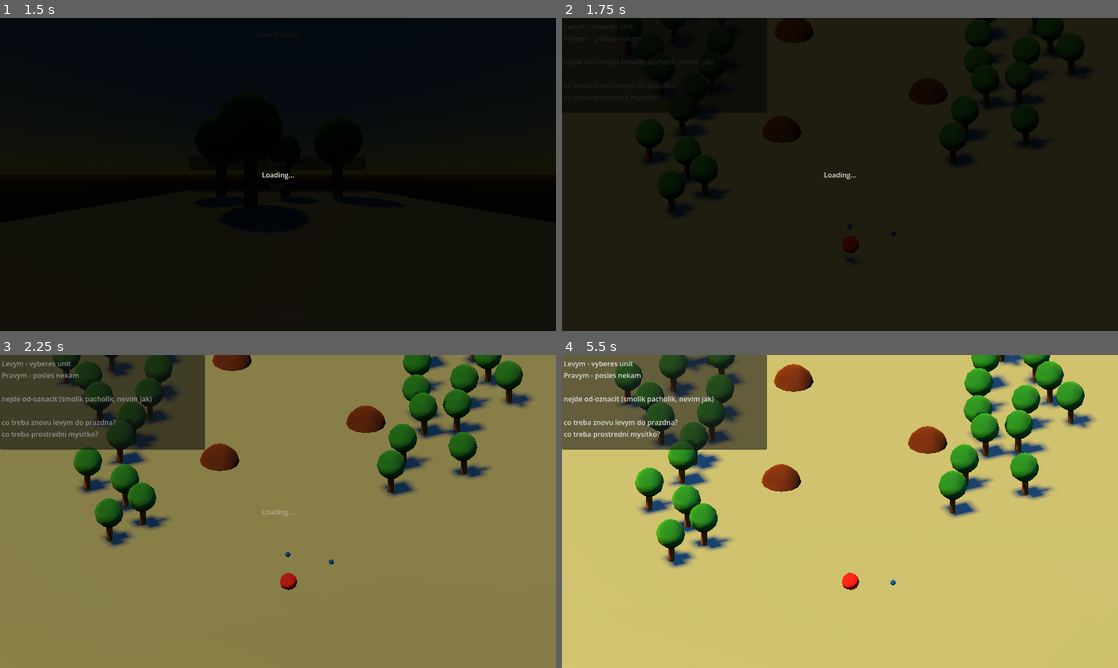
Above: before the commit, frames 1-4 (two rows, left to right).
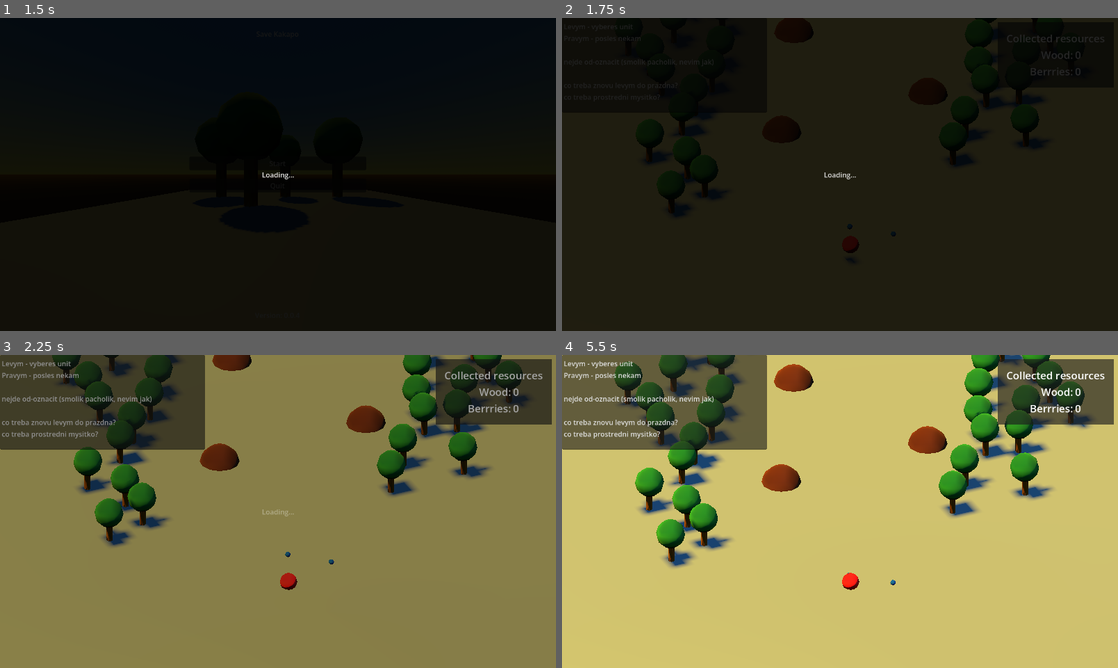
Above: after the commit, the same moments.

Repository: hubacekjakub/Godot-TreeLoverJourney
Game: Godot game, scene res://levels/main_menu.tscn
Same seed, same stepped clock (60 frames per second), same inputs: the game is played once before the commit and once after it.
Inputs (mouse positions are in pixels of both pictures, inside the frame that each line leads up to):
- Up to frame 1 (1.5 s): click "Start" at 0.5 s; click "Start" at 1.25 s
- Up to frame 2 (1.75 s): no input
- Up to frame 3 (2.25 s): move the mouse to (400, 495) at 2.02 s; hold D (move_right) from 2.03 s (still down); click (400, 495) at 2.17 s
- Up to frame 4 (5.5 s): move the mouse to (728, 527) at 2.77 s; release D (move_right) at 2.78 s; hold S (move_back) 2.78-3.53 s; tap Enter at 3.5 s; move the mouse to (895, 442) at 3.52 s; hold D (move_right) 3.53-4.28 s; move the mouse to (812, 574) at 4.27 s; hold W (move_forward) 4.28-5.03 s; click (812, 574) at 4.42 s; move the mouse to (1006, 558) at 5.02 s; hold A (move_left) from 5.03 s (still down)

Frame 1 is identical in both runs. In frame 2, 0.1% of the frame differs, in the area x 81-94%, y 5-19%; in frame 3, 3.9%; in frame 4, 4.1%, in the area x 78-100%, y 1-23%.

Commit message:
Resource collecting wip

Diff:
--- a/levels/main_level.tscn
+++ b/levels/main_level.tscn
@@ -5,6 +5,7 @@
 [ext_resource type="Script" uid="uid://bi6voduouexrj" path="res://scripts/resting_place.gd" id="2_mt7cn"]
 [ext_resource type="PackedScene" uid="uid://djfty110prxa" path="res://scenes/supply.tscn" id="4_yb8kn"]
 [ext_resource type="PackedScene" uid="uid://dsgcxuj5qqn73" path="res://scenes/units/collector_unit.tscn" id="5_wg11f"]
+[ext_resource type="PackedScene" uid="uid://dra85yrala56h" path="res://scenes/ui/hud_prototype.tscn" id="6_yb8kn"]
 
 [sub_resource type="ProceduralSkyMaterial" id="ProceduralSkyMaterial_nx02y"]
 sky_top_color = Color(0.09900001, 0.28691673, 0.55, 1)
@@ -2564,63 +2565,48 @@
 
 [node name="Supply2" parent="Resources" unique_id=488223327 instance=ExtResource("4_yb8kn")]
 transform = Transform3D(1, 0, 0, 0, 1, 0, 0, 0, 1, -7.2851143, -4.8072815, -11.135735)
-value = 50
 
 [node name="Supply3" parent="Resources" unique_id=2069596425 instance=ExtResource("4_yb8kn")]
 transform = Transform3D(1, 0, 0, 0, 1, 0, 0, 0, 1, 11.879295, -4.8072815, -9.949318)
-value = 22
 
 [node name="Supply4" parent="Resources" unique_id=756879321 instance=ExtResource("4_yb8kn")]
 transform = Transform3D(1, 0, 0, 0, 1, 0, 0, 0, 1, 19.802917, -4.8072815, 3.3060913)
-value = 27
 
 [node name="Supply5" parent="Resources" unique_id=2013058351 instance=ExtResource("4_yb8kn")]
 transform = Transform3D(1, 0, 0, 0, 1, 0, 0, 0, 1, 41.248203, -4.9218903, 3.1865306)
-value = 29
 
 [node name="Supply6" parent="Resources" unique_id=966690417 instance=ExtResource("4_yb8kn")]
 transform = Transform3D(1, 0, 0, 0, 1, 0, 0, 0, 1, 33.96309, -4.9218903, -10.853179)
-value = 30
 
 [node name="Supply7" parent="Resources" unique_id=104472858 instance=ExtResource("4_yb8kn")]
 transform = Transform3D(1, 0, 0, 0, 1, 0, 0, 0, 1, 53.1275, -4.9218903, -9.666762)
-value = 26
 
 [node name="Supply8" parent="Resources" unique_id=915306249 instance=ExtResource("4_yb8kn")]
 transform = Transform3D(1, 0, 0, 0, 1, 0, 0, 0, 1, 61.05112, -4.9218903, 3.5886474)
-value = 44
 
 [node name="Supply9" parent="Resources" unique_id=1264226217 instance=ExtResource("4_yb8kn")]
 transform = Transform3D(-0.99999964, 0, -0.00082031084, 0, 1, 0, 0.00082031084, 0, -0.99999964, 106.074905, -4.8072815, -0.39434683)
-value = 28
 
 [node name="Supply10" parent="Resources" unique_id=844078640 instance=ExtResource("4_yb8kn")]
 transform = Transform3D(-0.99999964, 0, -0.00082031084, 0, 1, 0, 0.00082031084, 0, -0.99999964, 90.28859, -4.8072815, -8.593525)
-value = 41
 
 [node name="Supply11" parent="Resources" unique_id=1734583713 instance=ExtResource("4_yb8kn")]
 transform = Transform3D(-0.99999964, 0, -0.00082031084, 0, 1, 0, 0.00082031084, 0, -0.99999964, 117.9569, -4.8072815, -9.947122)
-value = 45
 
 [node name="Supply12" parent="Resources" unique_id=574526656 instance=ExtResource("4_yb8kn")]
 transform = Transform3D(-0.99999964, 0, -0.00082031084, 0, 1, 0, 0.00082031084, 0, -0.99999964, 125.877144, -4.8072815, -0.8186004)
-value = 22
 
 [node name="Supply13" parent="Resources" unique_id=286358377 instance=ExtResource("4_yb8kn")]
 transform = Transform3D(-0.99999964, 0, -0.00082031084, 0, 1, 0, 0.00082031084, 0, -0.99999964, 147.32243, -4.9218903, -0.9184767)
-value = 28
 
 [node name="Supply14" parent="Resources" unique_id=677027845 instance=ExtResource("4_yb8kn")]
 transform = Transform3D(-0.99999964, 0, -0.00082031084, 0, 1, 0, 0.00082031084, 0, -0.99999964, 140.0412, -4.9218903, -10.223606)
-value = 44
 
 [node name="Supply15" parent="Resources" unique_id=859952122 instance=ExtResource("4_yb8kn")]
 transform = Transform3D(-0.99999964, 0, -0.00082031084, 0, 1, 0, 0.00082031084, 0, -0.99999964, 159.20587, -4.9218903, -8.730141)
-value = 34
 
 [node name="Supply16" parent="Resources" unique_id=388255538 instance=ExtResource("4_yb8kn")]
 transform = Transform3D(-0.99999964, 0, -0.00082031084, 0, 1, 0, 0.00082031084, 0, -0.99999964, 167.1274, -4.9218903, 1.9764682)
-value = 30
 
 [node name="NavigationRegion3D" type="NavigationRegion3D" parent="." unique_id=1789401614]
 transform = Transform3D(1, 0, 0, 0, 1, 0, 0, 0, 1, 0.07027054, -0.06322098, -0.0066375732)
@@ -2652,15 +2638,4 @@
 transform = Transform3D(1, 0, 0, 0, 1, 0, 0, 0, 1, -26.022526, -3.2918959, -4.6036377)
 movement_speed = 50.0
 
-[node name="CanvasLayer" type="CanvasLayer" parent="." unique_id=116953967]
-
-[node name="TextEdit" type="TextEdit" parent="CanvasLayer" unique_id=204588210]
-offset_right = 472.0
-offset_bottom = 218.0
-text = "Levym - vyberes unit
-Pravym - posles nekam
-
-nejde od-oznacit (smolik pacholik, nevim jak)
-
-co treba znovu levym do prazdna?
-co treba prostredni mysitko?"
+[node name="HUD" parent="." unique_id=1086987246 instance=ExtResource("6_yb8kn")]
--- a/project.godot
+++ b/project.godot
@@ -23,6 +23,7 @@
 SoundManager="*uid://dtmt1bfgjvr2l"
 Global="*uid://df8uf0gxajuvf"
 UnitDirector="*uid://dw88b2j1it1lx"
+Resources="*uid://cvb5lkv8m0ffi"
 
 [display]
 
--- /dev/null
+++ b/scenes/ui/hud_prototype.tscn
@@ -0,0 +1,85 @@
+[gd_scene format=3 uid="uid://dra85yrala56h"]
+
+[ext_resource type="Script" uid="uid://b2tgekh5vlcqg" path="res://scripts/ui/resources.gd" id="1_mcq1b"]
+
+[node name="HUD" type="CanvasLayer" unique_id=1086987246]
+
+[node name="DebugNotes" type="TextEdit" parent="." unique_id=1975662159]
+offset_right = 472.0
+offset_bottom = 218.0
+text = "Levym - vyberes unit
+Pravym - posles nekam
+
+nejde od-oznacit (smolik pacholik, nevim jak)
+
+co treba znovu levym do prazdna?
+co treba prostredni mysitko?"
+
+[node name="Resources" type="MarginContainer" parent="." unique_id=1585327082]
+anchors_preset = 1
+anchor_left = 1.0
+anchor_right = 1.0
+offset_left = -267.0
+offset_bottom = 150.0
+grow_horizontal = 0
+theme_override_constants/margin_left = 10
+theme_override_constants/margin_top = 10
+theme_override_constants/margin_right = 10
+theme_override_constants/margin_bottom = 10
+script = ExtResource("1_mcq1b")
+
+[node name="ColorRect" type="ColorRect" parent="Resources" unique_id=1130502398]
+layout_mode = 2
+color = Color(0.11, 0.11, 0.11, 0.6509804)
+
+[node name="MarginContainer" type="MarginContainer" parent="Resources" unique_id=953289195]
+layout_mode = 2
+theme_override_constants/margin_left = 20
+theme_override_constants/margin_top = 20
+theme_override_constants/margin_right = 20
+theme_override_constants/margin_bottom = 20
+
+[node name="HFlowContainer" type="HFlowContainer" parent="Resources/MarginContainer" unique_id=1294708245]
+layout_mode = 2
+alignment = 1
+
+[node name="Label" type="Label" parent="Resources/MarginContainer/HFlowContainer" unique_id=248542349]
+layout_mode = 2
+theme_override_font_sizes/font_size = 24
+text = "Collected resources"
+
+[node name="VFlowContainer" type="VFlowContainer" parent="Resources/MarginContainer/HFlowContainer" unique_id=75710960]
+layout_mode = 2
+
+[node name="HFlowContainer" type="HFlowContainer" parent="Resources/MarginContainer/HFlowContainer/VFlowContainer" unique_id=451522407]
+layout_mode = 2
+size_flags_horizontal = 0
+alignment = 1
+
+[node name="WoodLabel" type="Label" parent="Resources/MarginContainer/HFlowContainer/VFlowContainer/HFlowContainer" unique_id=638229822]
+layout_mode = 2
+size_flags_horizontal = 10
+theme_override_font_sizes/font_size = 24
+text = "Wood:"
+
+[node name="BerriesLabel" type="Label" parent="Resources/MarginContainer/HFlowContainer/VFlowContainer/HFlowContainer" unique_id=1136387494]
+layout_mode = 2
+size_flags_horizontal = 8
+theme_override_font_sizes/font_size = 24
+text = "Berrries:"
+
+[node name="HFlowContainer2" type="HFlowContainer" parent="Resources/MarginContainer/HFlowContainer/VFlowContainer" unique_id=634133136]
+layout_mode = 2
+alignment = 1
+
+[node name="WoodCount" type="Label" parent="Resources/MarginContainer/HFlowContainer/VFlowContainer/HFlowContainer2" unique_id=681554321]
+layout_mode = 2
+size_flags_horizontal = 10
+theme_override_font_sizes/font_size = 24
+text = "0"
+
+[node name="BerriesCount" type="Label" parent="Resources/MarginContainer/HFlowContainer/VFlowContainer/HFlowContainer2" unique_id=171881345]
+layout_mode = 2
+size_flags_horizontal = 8
+theme_override_font_sizes/font_size = 24
+text = "0"
--- /dev/null
+++ b/scripts/autoload/resources.gd
@@ -0,0 +1,14 @@
+extends Node
+
+#
+var collected_resources: Array[int] = [0, 0]
+
+func resource_collected(resource: Supply.ResoruceType, amount: int) -> void:
+	print("Resource: resource update")
+	collected_resources[resource] = collected_resources[resource] + amount
+	SignalBus.on_resource_updated.emit()
+
+
+func handle_resource_lost(resource: Supply.ResoruceType, amount: int) -> void:
+	#TODO
+	print("lost resource bro: ", resource, ", amount: ", amount)
--- a/scripts/autoload/signal_bus.gd
+++ b/scripts/autoload/signal_bus.gd
@@ -20,3 +20,13 @@
 # called when new unit is selected
 @warning_ignore("unused_signal")
 signal on_unit_selected(unit: CollectorUnit)
+
+
+#Resoruces
+
+# called when a resource is collected
+@warning_ignore("unused_signal")
+signal on_resource_collected(resource: Supply.ResoruceType, amount: int)
+# called when a resources are updated
+@warning_ignore("unused_signal")
+signal on_resource_updated()
--- a/scripts/supply.gd
+++ b/scripts/supply.gd
@@ -1,16 +1,20 @@
 extends Area3D
 class_name Supply
 
-@export_category("Visual Setup")
-@export var value: int = 1
+enum ResoruceType {BERRY = 0, WOOD = 1}
+
+@export_range(0, 100, 10) var amount: int = 10
+@export var type: ResoruceType = ResoruceType.BERRY
+
+@export_group("Visual Setup")
 @export var color_active : Color = Color("b85306")
 @export var color_unactive : Color = Color("5b2903")
 
-@export_category("Functional Setup")
+@export_group("Timers")
 ## How long it takes one unit to collect the resource
-@export var collection_time: float = 4.0
+@export_range(0, 10) var collection_time: float = 4.0
 ## How fast after collecting is interupted will the timer reset
-@export var interrupt_time: float = 1.0
+@export_range(0, 5) var interrupt_time: float = 1.0
 
 @onready var csg_sphere_3d: CSGSphere3D = $CSGSphere3D
 @onready var collision_shape_3d: CollisionShape3D = $CollisionShape3D
@@ -63,6 +67,8 @@
 		progress_tween.tween_callback(self.collecting_interupted)
 
 func collecting_finished() -> void:
+	print("Resources: resource picking finished")
+	Resources.resource_collected(type, amount)
 	#notify about succesful collection
 	await get_tree().create_timer(0.2).timeout
 	collision_shape_3d.disabled = true
--- /dev/null
+++ b/scripts/ui/resources.gd
@@ -0,0 +1,12 @@
+extends Control
+
+@onready var wood_count: Label = $MarginContainer/HFlowContainer/VFlowContainer/HFlowContainer2/WoodCount
+@onready var berries_count: Label = $MarginContainer/HFlowContainer/VFlowContainer/HFlowContainer2/BerriesCount
+
+func _ready() -> void:
+	SignalBus.on_resource_updated.connect(handle_resource_updated)
+
+func handle_resource_updated() -> void:
+	print("UI: resource update")
+	berries_count.text = str(Resources.collected_resources[Supply.ResoruceType.BERRY])
+	wood_count.text = str(Resources.collected_resources[Supply.ResoruceType.WOOD])
Not shown, added: scripts/autoload/resources.gd.uid
Not shown, added: scripts/ui/resources.gd.uid
